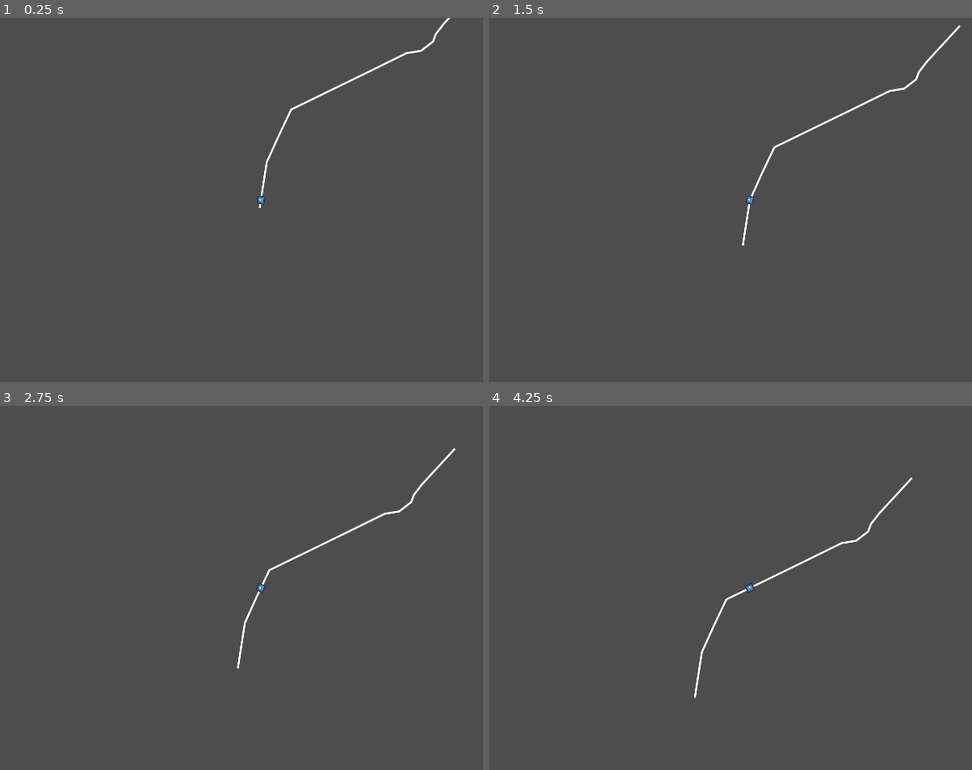
Above: before the commit, frames 1-4 (two rows, left to right).
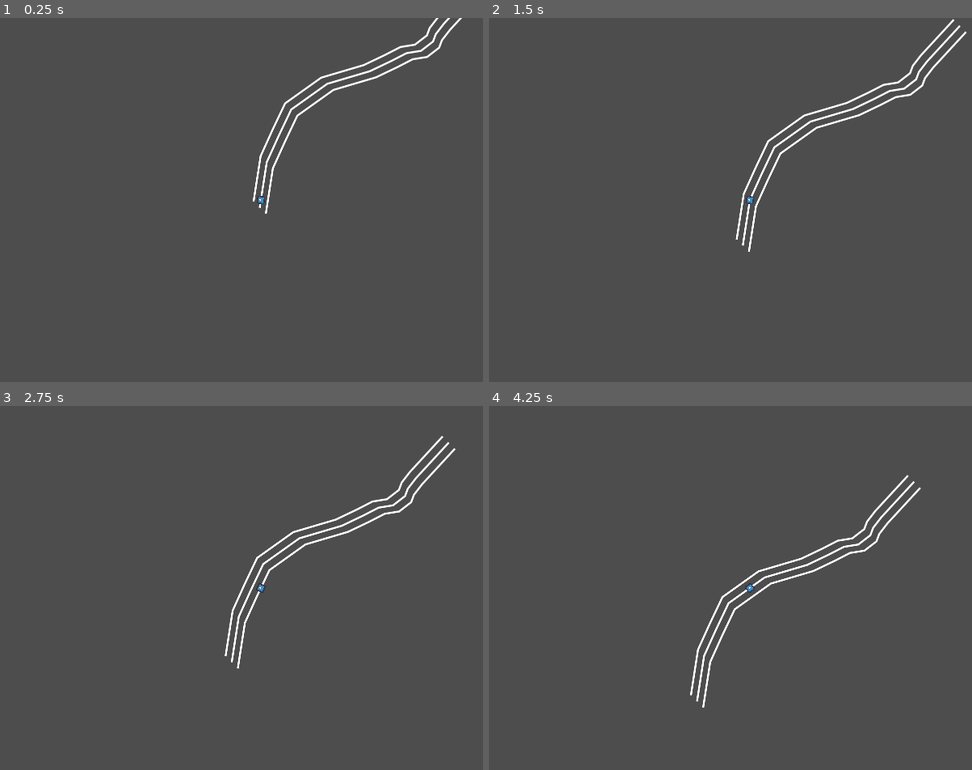
Above: after the commit, the same moments.

Repository: elpozewaunig/LanLinerReconciliation
Game: Godot game, scene res://scenes/main.tscn
The game is run twice, just before and just after one commit, with the same random seed, the same clock (stepped at 60 frames per second) and the same inputs. The engine's default icon, where the game draws it, is replaced by a stand-in: a white triangle on a blue panel in a dark square.
Inputs:
- Up to frame 1 (0.25 s): no input
- Up to frame 2 (1.5 s): hold Right (ui_right) 0.53-1.28 s; hold Left (ui_left) from 1.28 s (still down)
- Up to frame 3 (2.75 s): release Left (ui_left) at 2.03 s; hold Right (ui_right) from 2.03 s (still down)
- Up to frame 4 (4.25 s): release Right (ui_right) at 3.53 s; hold Left (ui_left) from 3.53 s (still down)

The runs differ from the first frame. In frame 1, 1.0% of the frame differs, in the area x 52-96%, y 0-54%; in frame 2, 1.1%; in frame 3, 1.1%; in frame 4, 1.7%, in the area x 41-90%, y 18-83%.

Commit message:
Implemented basic lane switching

Diff:
--- a/scenes/main.tscn
+++ b/scenes/main.tscn
@@ -8,33 +8,60 @@
 
 [sub_resource type="Curve2D" id="Curve2D_lo8cb"]
 _data = {
-"points": PackedVector2Array(0, 0, 0, 0, 81, 335, 0, 0, 0, 0, 104, 187, 0, 0, 0, 0, 143, 101, 0, 0, 0, 0, 184, 15, 0, 0, 0, 0, 441, -110)
+"points": PackedVector2Array(0, 0, 0, 0, 81, 335, 0, 0, 0, 0, 104, 187, 0, 0, 0, 0, 143, 101, 0, 0, 0, 0, 184, 15, 0, 0, 0, 0, 302, -69, 0, 0, 0, 0, 441, -110)
 }
-point_count = 5
+point_count = 6
 
 [sub_resource type="Curve2D" id="Curve2D_roph8"]
 _data = {
-"points": PackedVector2Array(0, 0, 0, 0, 82.405, 250.134, 0, 0, 0, 0, 201.886, 191.555, 0, 0, 0, 0, 249, 184, 0, 0, 0, 0, 288, 154, 0, 0, 0, 0, 297, 130, 0, 0, 0, 0, 323.767, 95.6034, 0, 0, 0, 0, 430, -19)
+"points": PackedVector2Array(0, 0, 0, 0, 82.405, 250.134, 0, 0, 0, 0, 152.035, 217.087, 0, 0, 0, 0, 201.886, 191.555, 0, 0, 0, 0, 249, 184, 0, 0, 0, 0, 288, 154, 0, 0, 0, 0, 297, 130, 0, 0, 0, 0, 323.767, 95.6034, 0, 0, 0, 0, 430, -19)
 }
-point_count = 7
+point_count = 8
 
 [node name="GameManager" type="Node2D"]
 script = ExtResource("1_3rm6l")
 
-[node name="Path2D" type="Path2D" parent="."]
+[node name="LeftPath2D" type="Path2D" parent="."]
+material = SubResource("CanvasItemMaterial_c68wh")
+position = Vector2(123, 142)
+curve = SubResource("Curve2D_lo8cb")
+script = ExtResource("1_y3s6h")
+
+[node name="CenterPath2D" type="Path2D" parent="LeftPath2D"]
+material = SubResource("CanvasItemMaterial_c68wh")
+position = Vector2(358.237, -361.929)
+scale = Vector2(1.00434, 1.00718)
+curve = SubResource("Curve2D_roph8")
+script = ExtResource("1_y3s6h")
+
+[node name="CenterPath2D" type="Path2D" parent="."]
 material = SubResource("CanvasItemMaterial_c68wh")
 position = Vector2(143, 162)
 curve = SubResource("Curve2D_lo8cb")
 script = ExtResource("1_y3s6h")
 
-[node name="Player" parent="Path2D" instance=ExtResource("3_stg1m")]
+[node name="Player" parent="CenterPath2D" instance=ExtResource("3_stg1m")]
 z_index = 1
 position = Vector2(81, 335)
 rotation = -1.41662
+scale = Vector2(1, 1)
 
-[node name="next" type="Path2D" parent="Path2D"]
+[node name="CenterPath2D" type="Path2D" parent="CenterPath2D"]
 material = SubResource("CanvasItemMaterial_c68wh")
 position = Vector2(358.237, -361.929)
 scale = Vector2(1.00434, 1.00718)
 curve = SubResource("Curve2D_roph8")
 script = ExtResource("1_y3s6h")
+
+[node name="RightPath2D" type="Path2D" parent="."]
+material = SubResource("CanvasItemMaterial_c68wh")
+position = Vector2(163, 182)
+curve = SubResource("Curve2D_lo8cb")
+script = ExtResource("1_y3s6h")
+
+[node name="CenterPath2D" type="Path2D" parent="RightPath2D"]
+material = SubResource("CanvasItemMaterial_c68wh")
+position = Vector2(358.237, -361.929)
+scale = Vector2(1.00434, 1.00718)
+curve = SubResource("Curve2D_roph8")
+script = ExtResource("1_y3s6h")
--- a/scripts/Player.gd
+++ b/scripts/Player.gd
@@ -5,7 +5,7 @@
 
 var speed = 100
 var zoom_fact = 0.001
-
+var current_lane = 1
 
 # Called when the node enters the scene tree for the first time.
 func _ready():
@@ -13,6 +13,15 @@
 
 # Called every frame. 'delta' is the elapsed time since the previous frame.
 func _process(delta):
+	if Input.is_action_just_pressed("ui_left"):
+		if current_lane > 0:
+			current_lane -= 1
+			reparent(game_manager.get_child(current_lane))
+	if Input.is_action_just_pressed("ui_right"):
+		if current_lane < 2:
+			current_lane += 1
+			reparent(game_manager.get_child(current_lane))
+
 	var change = delta * speed * game_manager.tick_speed
 	var change_ratio  = change / get_parent().curve.get_baked_length()
 	if progress_ratio + change_ratio >= 1:
